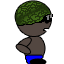
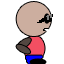
Layered file, before and after one edit (64x64). Changes by layer:
hid "Layer 2" over 16, 1, 49, 25
hid "Shape 3" over 15, 1, 51, 25
painted on "Shape 1" over 16, 2, 51, 36
painted on "Shape 4" over 25, 35, 45, 56
